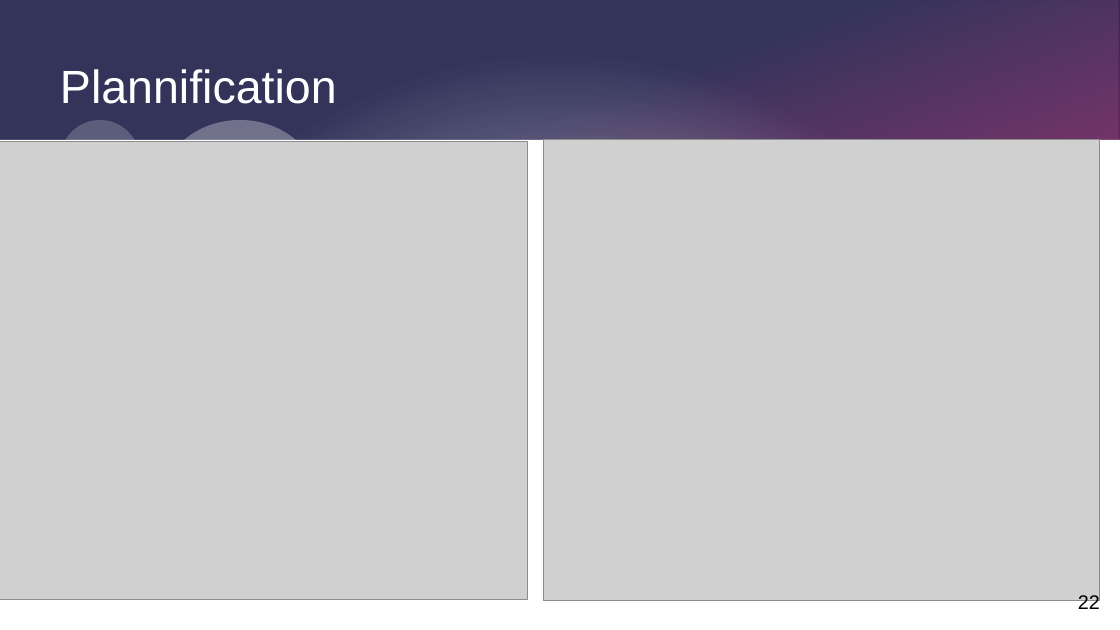
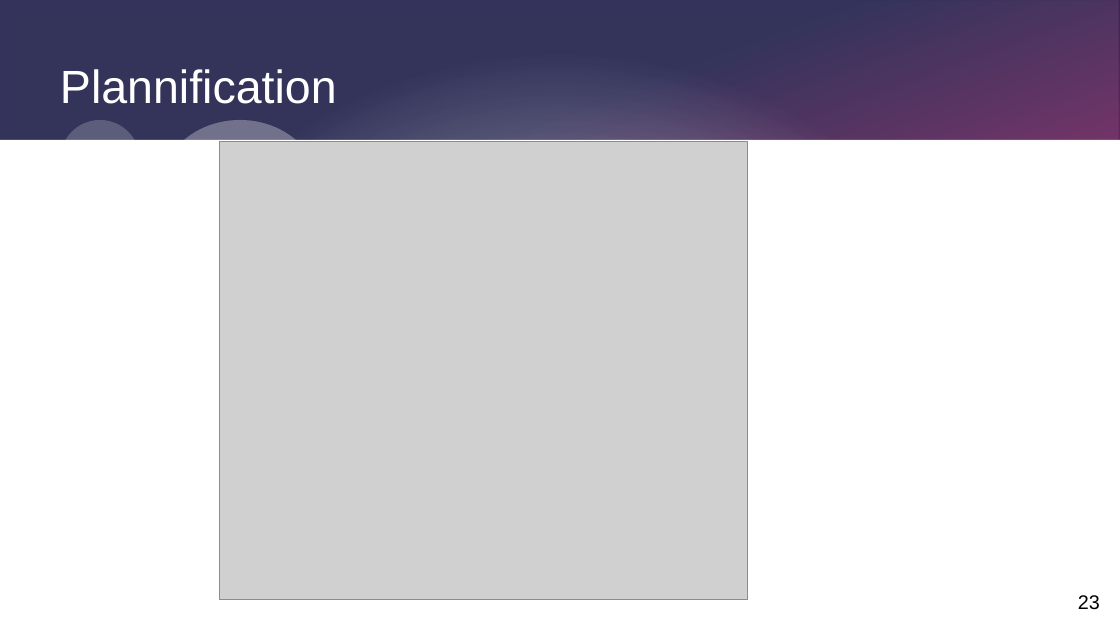
Before and after one commit to Corentinh2/PROJET_GESTIONNAIRE_DE_CHARGE, a slide deck: slide 23 of Diapo_revue1_projet.odp (slide 22 before the commit). Drawn at 1120x630 pixels with LibreOffice and Linux fonts; fonts in the diff are those of the drawing; grey boxes stand for pictures. Boxes give left, top, right and bottom in pixels: in the first picture for what was removed or moved away, otherwise in the second. Text is boxed around its words. In the diff, an @@ line names an element or a change of style, - is before the commit and + after.

```diff
--- a/Diapo_revue1_projet.odp
+++ b/Diapo_revue1_projet.odp
@@ picture: place and size @@
-picture at (0,141,528,600)
+picture at (221,141,749,600)
@@ picture removed at (544,140,1100,601) @@
@@ page number at (1078,595,1100,610): text changed @@
-22
+23
```
Also in this commit, not shown: 6 other slides changed, 3 slides added, 1 slide removed, 5 other files.
